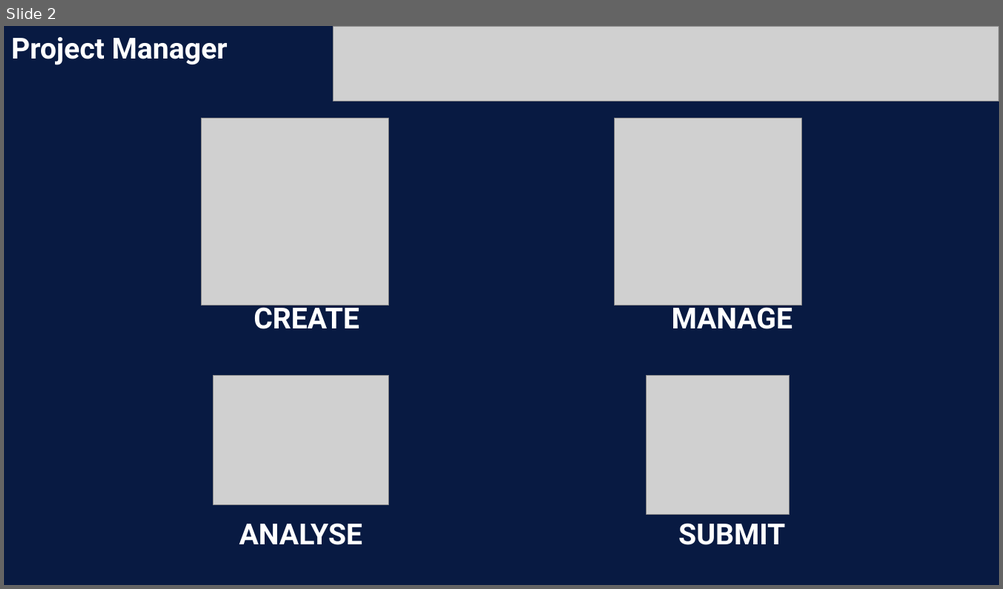
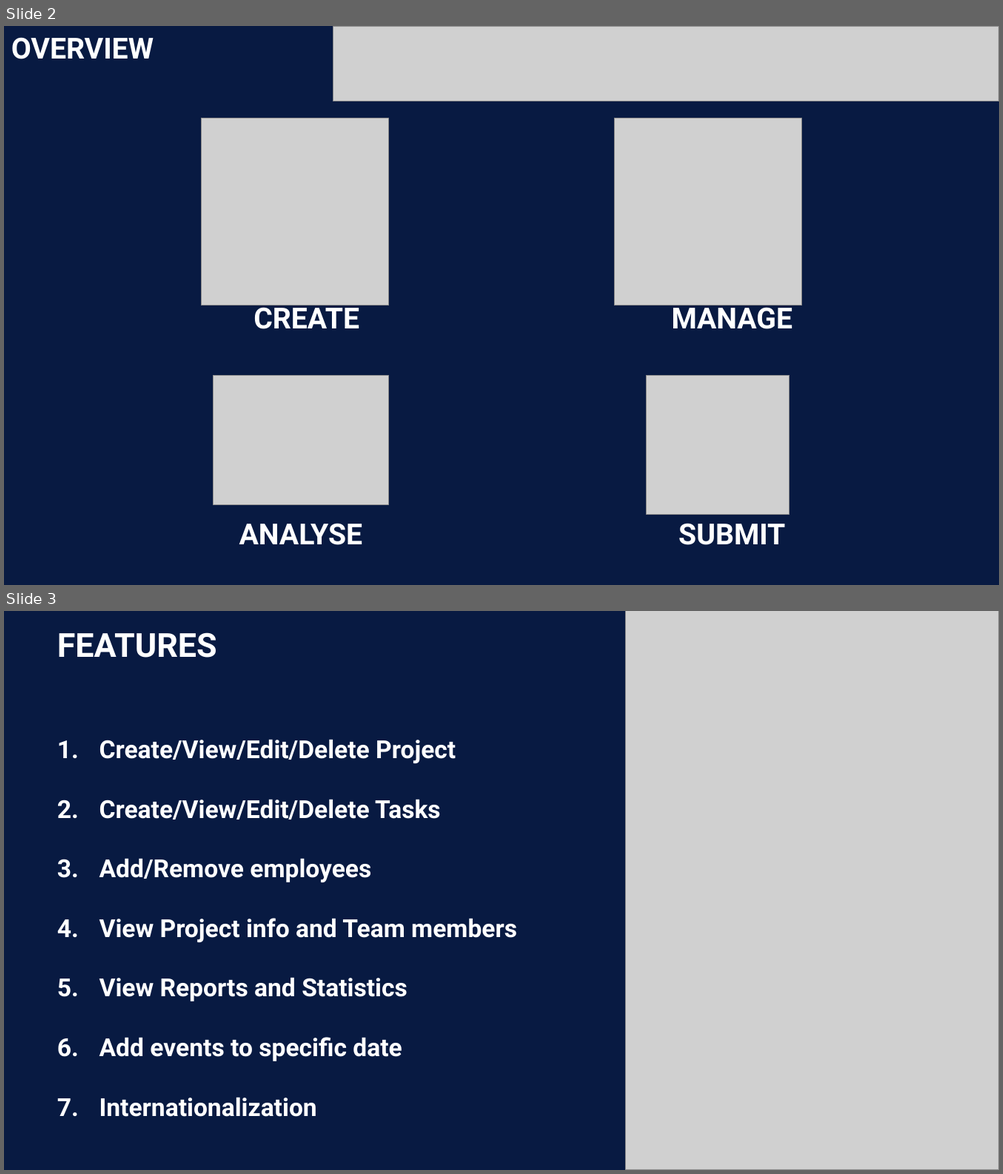
Before and after one commit to rajputaditya/ProjectManagement, a slide deck: MajorProject.pptx. Shown one above the other, each under a label of ours: slide 2 before the commit, slides 2 and 3 after it. The pictures are 1003x589 and 1003x1174 pixels, drawn with LibreOffice and Linux fonts; fonts in the diff are those of the drawing; grey boxes stand for pictures. Boxes give left, top, right and bottom in pixels: in the first picture for what was removed or moved away, otherwise in the second. Text is boxed around its words. In the diff, an @@ line names an element or a change of style, - is before the commit and + after.

```diff
--- a/MajorProject.pptx
+++ b/MajorProject.pptx
@@ slide 3 added at (x1=4, y1=611, x2=999, y2=1170), background #081A42 @@
@@ text added at (x1=57, y1=632, x2=517, y2=1117), 24 pt, text #FFFFFF, bold @@
+FEATURES
+1. Create/View/Edit/Delete Project
+2. Create/View/Edit/Delete Tasks
+3. Add/Remove employees
+4. View Project info and Team members
+5. View Reports and Statistics
+6. Add events to specific date
+7. Internationalization
@@ picture added at (x1=626, y1=611, x2=999, y2=1170) @@
@@ slide 2 changed as well @@
@@ text at (x1=11, y1=37, x2=153, y2=59): text changed @@
-Project Manager
+OVERVIEW
```
Also in this commit, not shown: 2 other slides changed, 2 other slides added.
